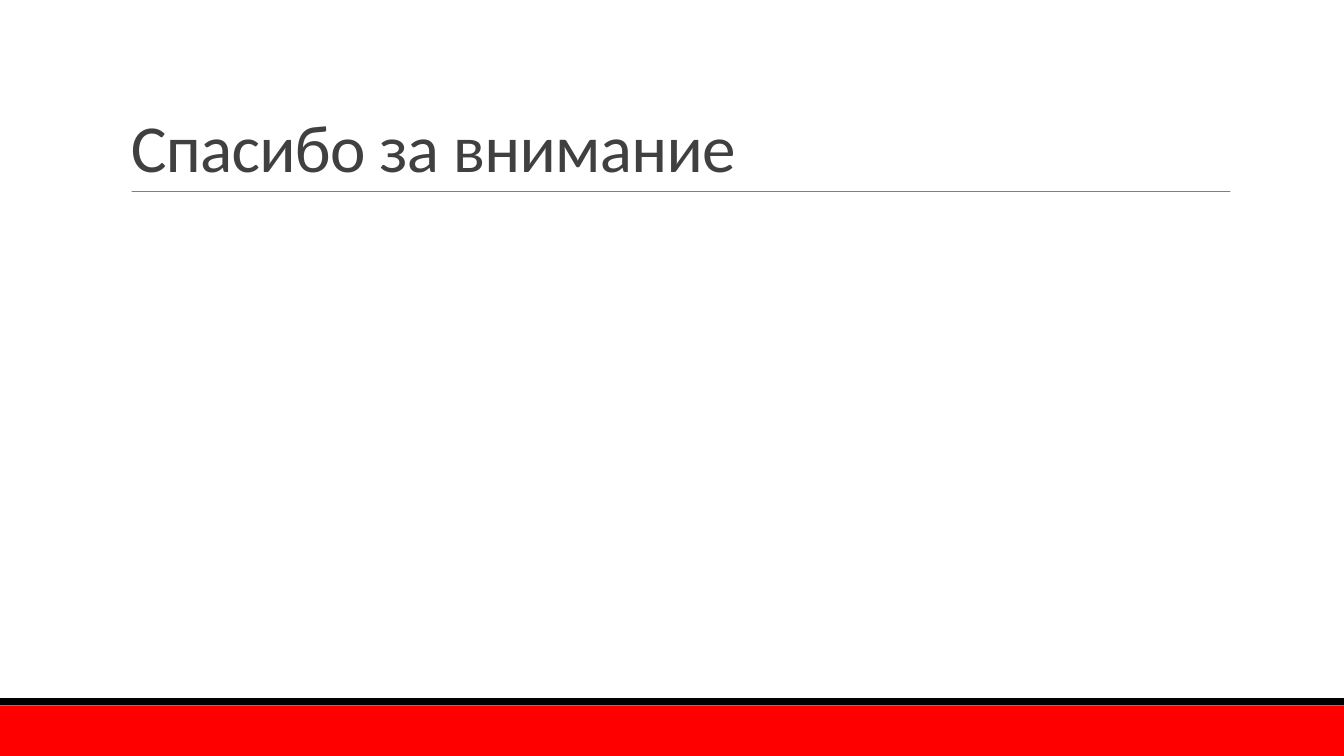
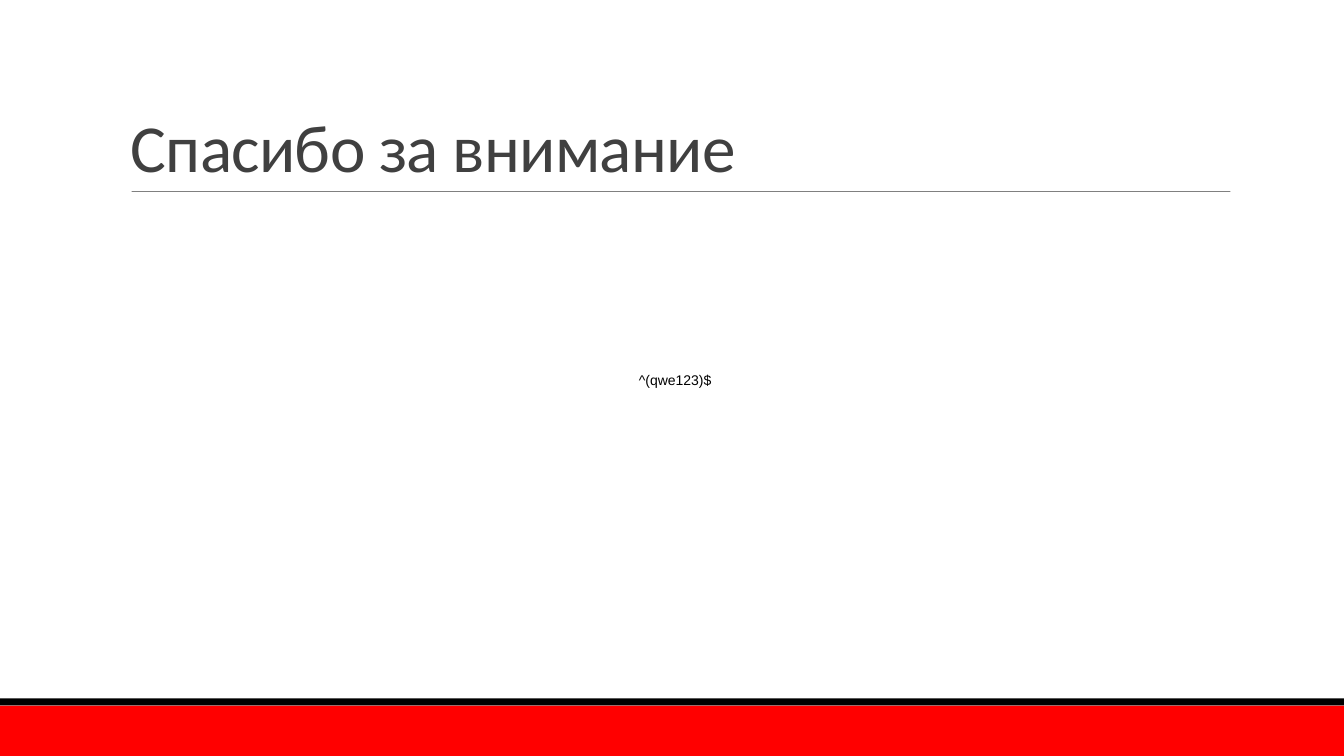
Before and after one commit to TurCons/DisconfRabbitMq, a slide deck: slide 19 of presentation/RabbitMQ.pptx (slide 18 before the commit). Drawn at 1344x756 pixels with LibreOffice and Linux fonts; fonts in the diff are those of the drawing; background and template pictures are left out. Boxes give left, top, right and bottom in pixels: in the first picture for what was removed or moved away, otherwise in the second. Text is boxed around its words. In the diff, an @@ line names an element or a change of style, - is before the commit and + after.

```diff
--- a/presentation/RabbitMQ.pptx
+++ b/presentation/RabbitMQ.pptx
@@ text added at (x1=639, y1=374, x2=712, y2=388), 10 pt, text #000000 @@
+^(qwe123)$
```
Also in this commit, not shown: 1 slide added, 2 other files.
